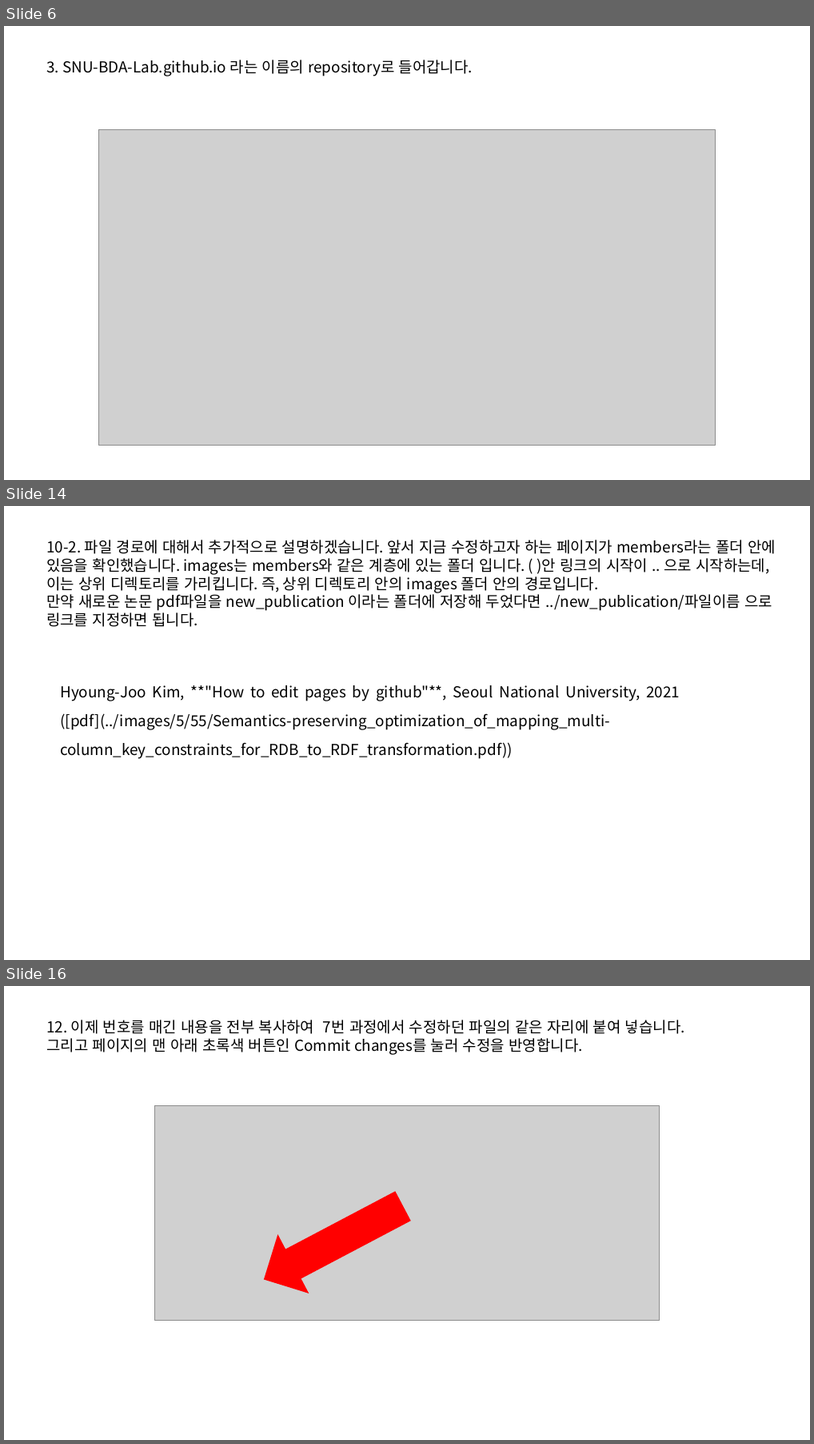
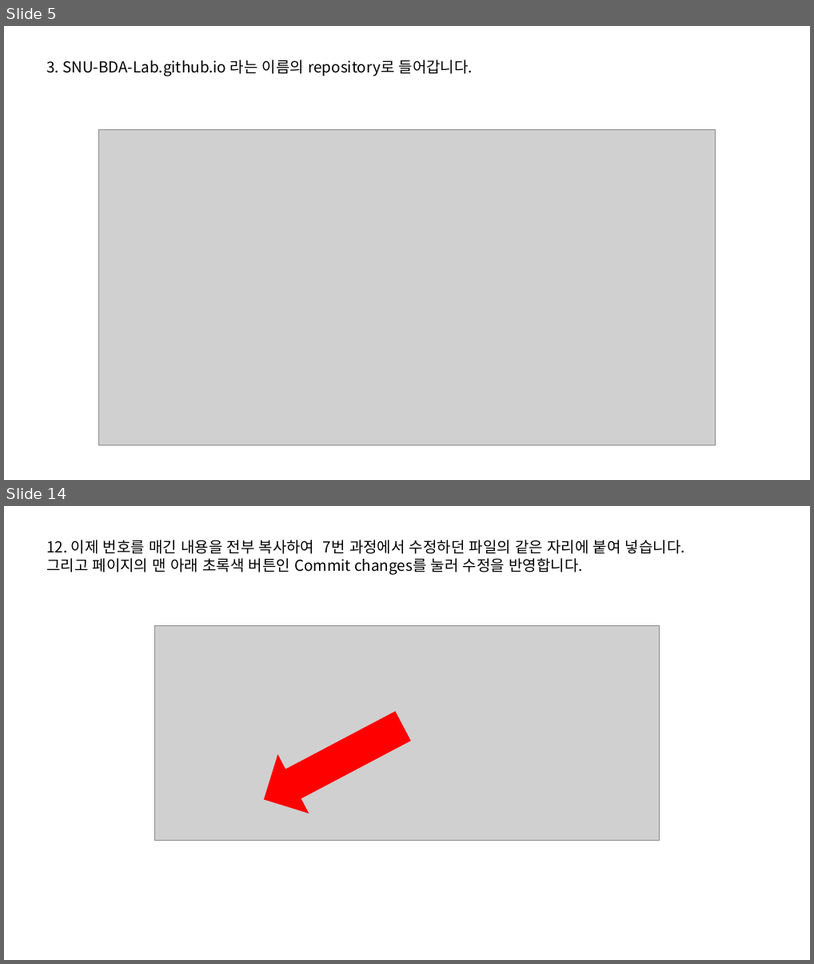
Before and after one commit to SNU-BDA-Lab/SNU-BDA-Lab.github.io, a slide deck: How_To_Use_Github_pages.pptx. Shown one above the other, each under a label of ours: slides 6, 14 and 16 before the commit, slides 5 and 14 after it; the slides between them are not shown. The pictures are 814x1444 and 814x964 pixels, drawn with LibreOffice and Linux fonts; fonts in the diff are those of the drawing; grey boxes stand for pictures. Boxes give left, top, right and bottom in pixels: in the first picture for what was removed or moved away, otherwise in the second. Text is boxed around its words. In the diff, an @@ line names an element or a change of style, - is before the commit and + after.

Commit message:
How to use github pages

```diff
--- a/How_To_Use_Github_pages.pptx
+++ b/How_To_Use_Github_pages.pptx
@@ slide 14 removed at bbox=[4, 506, 810, 960], background #FFFFFF @@
@@ text removed at bbox=[46, 540, 776, 627] @@
-10-2. 파일 경로에 대해서 추가적으로 설명하겠습니다. 앞서 지금 수정하고자 하는 페이지가 members라는 폴더 안에 있음을 확인했습니다. images는 members와 같은 계층에 있는 폴더 입니다. ( )안 링크의 시작이 .. 으로 시작하는데, 이는 상위 디렉토리를 가리킵니다. 즉, 상위 디렉토리 안의 images 폴더 안의 경로입니다.
-만약 새로운 논문 pdf파일을 new_publication 이라는 폴더에 저장해 두었다면 ../new_publication/파일이름 으로 링크를 지정하면 됩니다.
@@ text removed at bbox=[60, 685, 680, 759] @@
-Hyoung-Joo Kim, **"How to edit pages by github"**, Seoul National University, 2021 ([pdf](../images/5/55/Semantics-preserving_optimization_of_mapping_multi-column_key_constraints_for_RDB_to_RDF_transformation.pdf))
@@ what was slide 6 is now slide 5 @@
@@ what was slide 16 is now slide 14 @@
```
Also in this commit, not shown: 5 slides changed, 5 slides added, 7 other slides removed, 1 other file.
